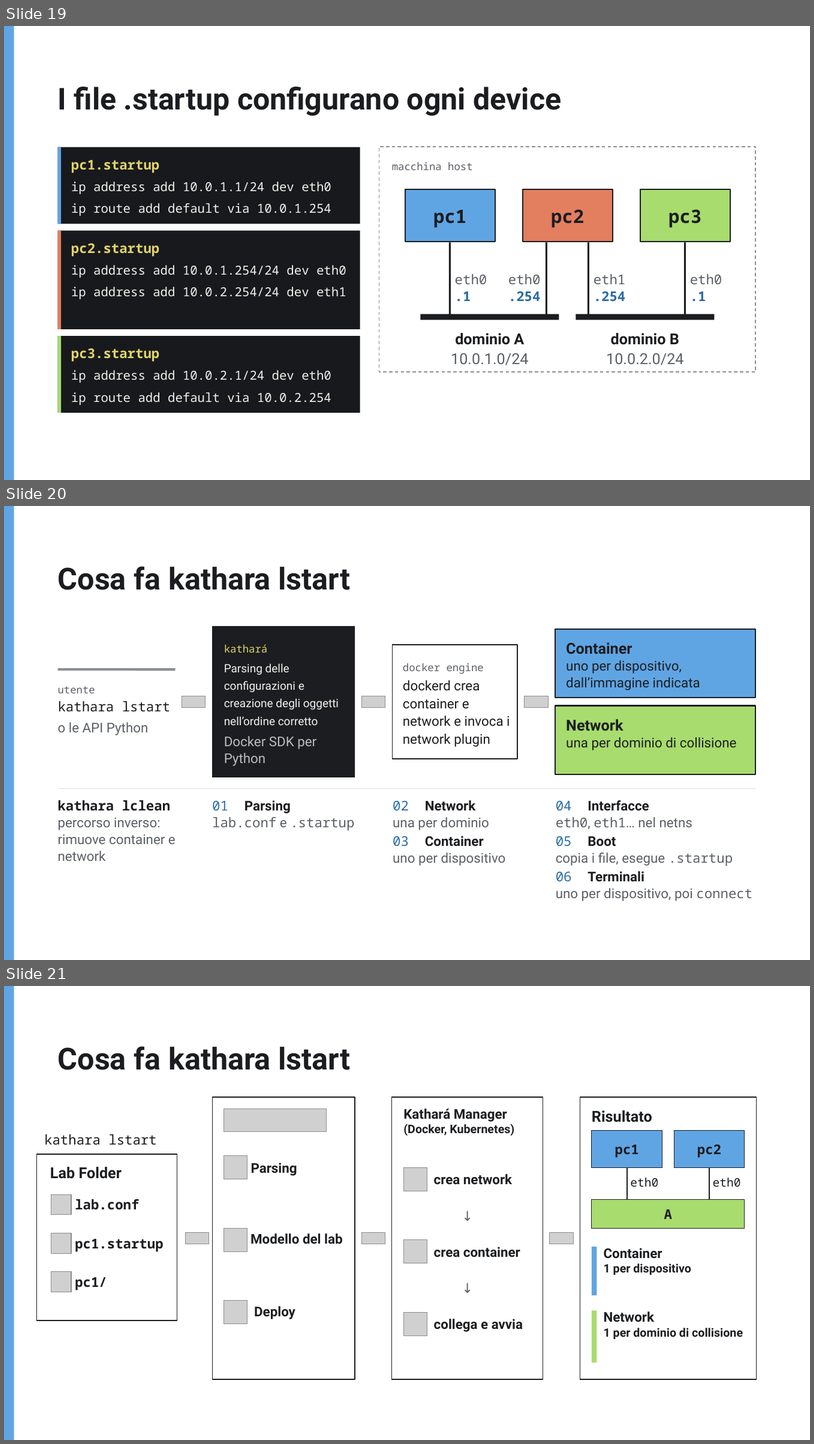
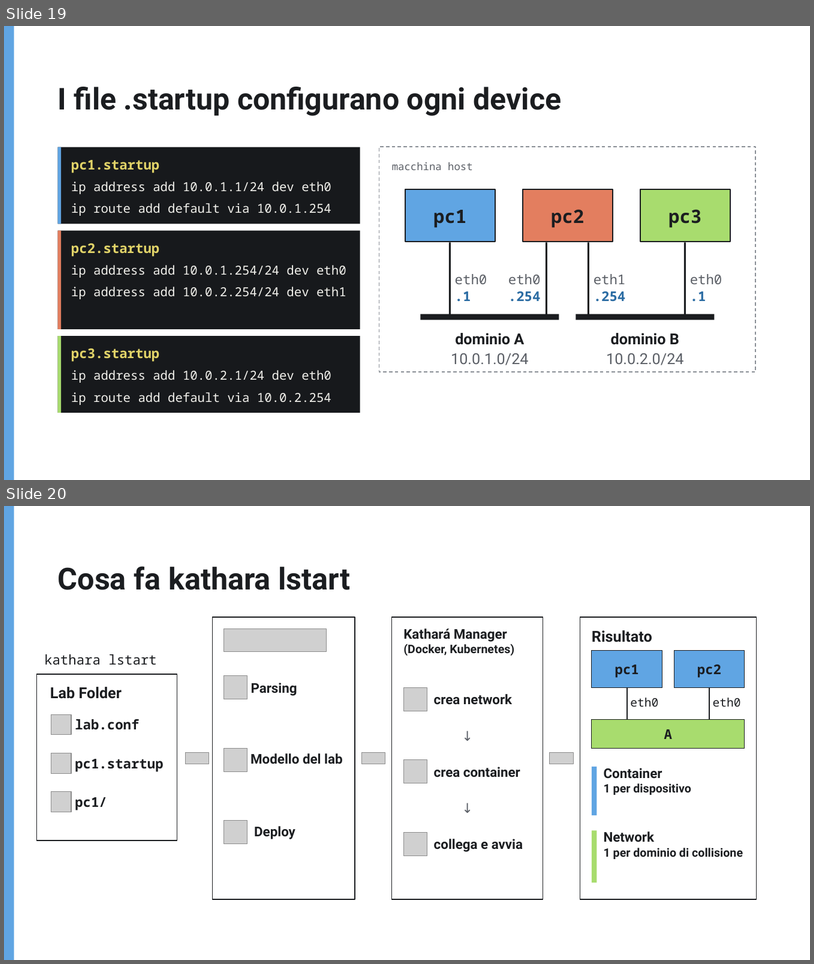
Before and after one commit to tcaiazzi/garr-kathara-seminar, a slide deck: kathara-workshop-garr.pptx. Shown one above the other, each under a label of ours: slides 19, 20 and 21 before the commit, slides 19 and 20 after it. The pictures are 814x1444 and 814x964 pixels, drawn with LibreOffice and Linux fonts; fonts in the diff are those of the drawing; grey boxes stand for pictures; background and template pictures are left out. Boxes give left, top, right and bottom in pixels: in the first picture for what was removed or moved away, otherwise in the second. Text is boxed around its words. In the diff, an @@ line names an element or a change of style, - is before the commit and + after.

```diff
--- a/kathara-workshop-garr.pptx
+++ b/kathara-workshop-garr.pptx
@@ slide 20 removed at (4, 506, 810, 960), background #FFFFFF @@
@@ rectangle removed at (4, 506, 14, 960) @@
@@ title removed at (58, 566, 350, 590) @@
-Cosa fa kathara lstart
@@ rectangle removed at (212, 626, 355, 777) @@
@@ rectangle removed at (556, 629, 756, 697) @@
@@ text removed at (224, 644, 268, 652) @@
-kathará
@@ rectangle removed at (392, 645, 518, 759) @@
@@ text removed at (566, 642, 632, 654) @@
-Container
@@ text removed at (224, 663, 339, 725) @@
-Parsing delle configurazioni e creazione degli oggetti nell’ordine corretto
@@ text removed at (403, 663, 484, 673) @@
-docker engine
@@ text removed at (566, 660, 701, 690) @@
-uno per dispositivo, dall’immagine indicata
@@ line removed from (58, 669) to (175, 669) @@
@@ text removed at (403, 680, 510, 747) @@
-dockerd crea container e network e invoca i network plugin
@@ text removed at (58, 686, 95, 693) @@
-utente
@@ text removed at (58, 701, 170, 712) @@
-kathara lstart
@@ picture removed at (182, 696, 206, 708) @@
@@ picture removed at (362, 696, 386, 708) @@
@@ picture removed at (525, 696, 548, 708) @@
@@ rectangle removed at (556, 706, 756, 774) @@
@@ text removed at (566, 719, 623, 731) @@
-Network
@@ text removed at (58, 722, 148, 735) @@
-o le API Python
@@ text removed at (224, 736, 317, 766) @@
-Docker SDK per Python
@@ text removed at (566, 737, 737, 750) @@
-una per dominio di collisione
@@ line removed from (58, 789) to (756, 789) @@
@@ text removed at (58, 800, 176, 861) @@
-kathara lclean
-percorso inverso: rimuove container e network
@@ text removed at (212, 800, 354, 831) @@
-01 Parsing
-lab.conf e .startup
@@ text removed at (393, 800, 489, 830) @@
-02 Network
-una per dominio
@@ text removed at (556, 800, 693, 829) @@
-04 Interfacce
-eth0, eth1… nel netns
@@ text removed at (393, 835, 506, 865) @@
-03 Container
-uno per dispositivo
@@ text removed at (556, 836, 733, 866) @@
-05 Boot
-copia i file, esegue .startup
@@ text removed at (556, 871, 753, 901) @@
-06 Terminali
-uno per dispositivo, poi connect
@@ what was slide 21 is now slide 20 @@
```
Also in this commit, not shown: 4 other files.
